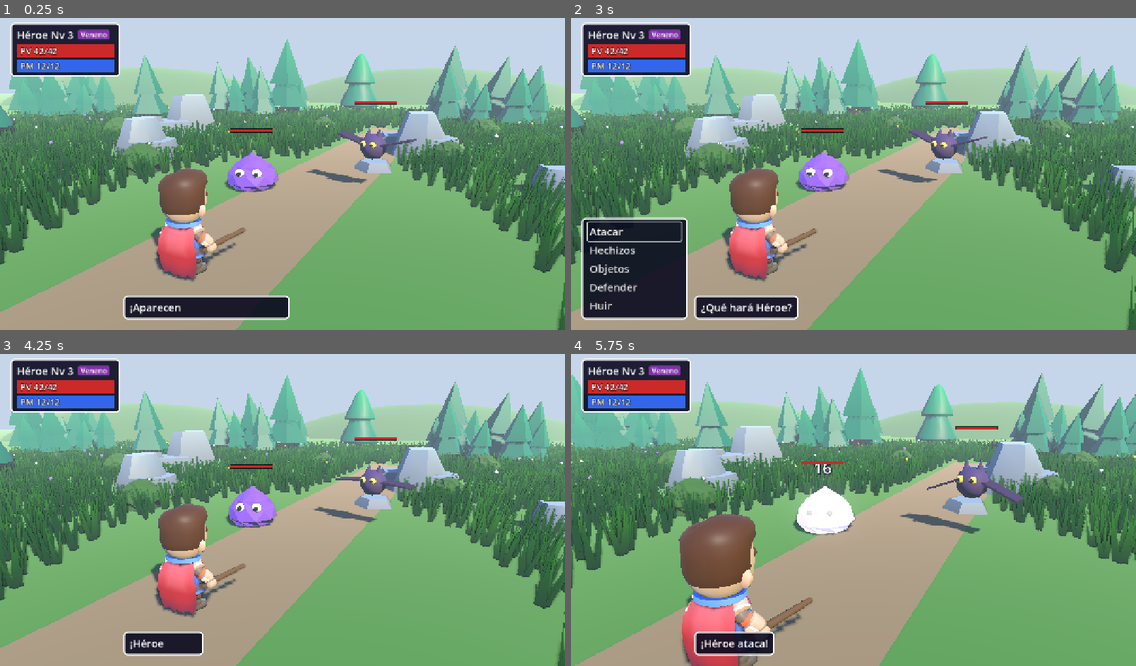
Above: before the commit, frames 1-4 (two rows, left to right).
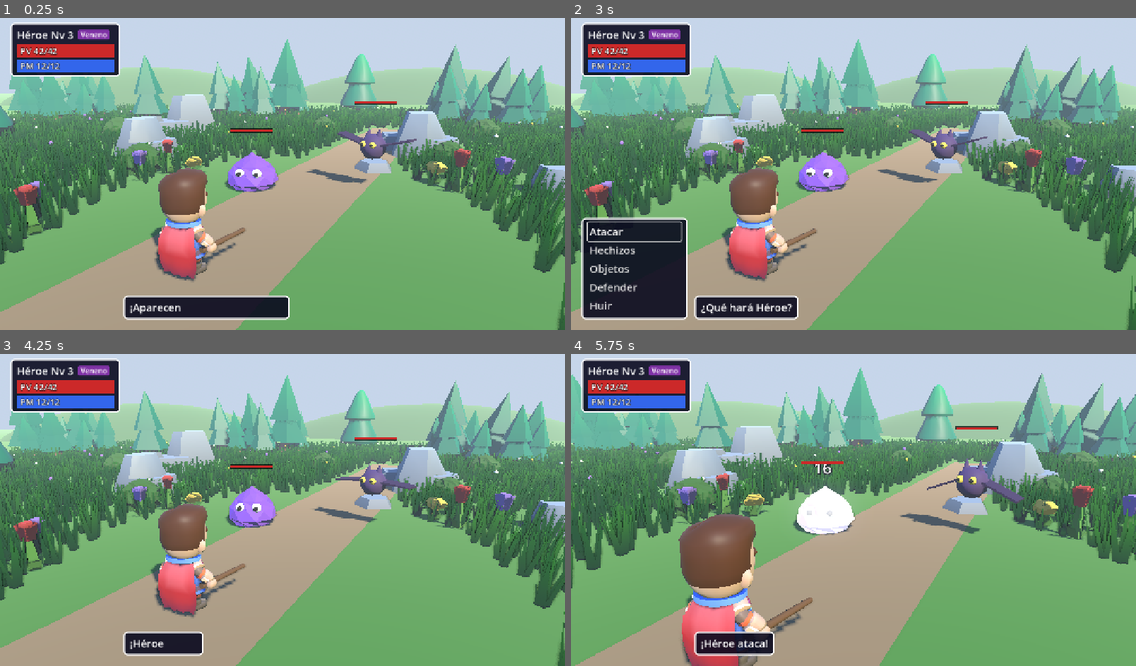
Above: after the commit, the same moments.

Repository: apergas/rpg-turnos
Game: Godot game, scene res://scenes/battle/battle_scene.tscn
Two runs of this game, one before a commit and one after it. Both use one fixed random seed, a clock stepped at 60 frames per second and the inputs below. This scene is started directly instead of the project's main scene.
Inputs (mouse positions are in pixels of both pictures, inside the frame that each line leads up to):
- Up to frame 1 (0.25 s): no input
- Up to frame 2 (3 s): tap Enter (accept) at 0.5, 0.6 s; move the mouse to (977, 155) at 0.52 s; hold D (move_right) 0.53-1.25 s; click (977, 155) at 0.67 s; tap Space at 0.77, 1.07 s; drag from (740, 186) to (825, 233) at 1.27 s; move the mouse to (910, 102) at 2.02 s; hold D (move_right) 2.03-2.75 s; tap Keypad Enter at 2.1 s; drag from (825, 233) to (684, 124) at 2.77 s
- Up to frame 3 (4.25 s): move the mouse to (452, 553) at 3.52 s; hold A (move_left) from 3.53 s (still down); tap Ctrl at 3.6 s; tap Space at 3.77, 4.07 s
- Up to frame 4 (5.75 s): release A (move_left) at 4.25 s; drag from (684, 460) to (768, 428) at 4.27 s; move the mouse to (881, 506) at 5.02 s; hold S (move_down) from 5.03 s (still down); tap Tab at 5.1 s; click (881, 506) at 5.17 s

The runs differ from the first frame. In frame 1, 1.6% of the frame differs, in the area x 1-92%, y 38-71%; in frame 2, 1.5%; in frame 3, 1.6%; in frame 4, 1.6%, in the area x 0-100%, y 38-62%.

Commit message:
Dress the battle backdrops with Kenney pieces; the code bushes stay
The Kenney bushes were tried (bush / bush_large, darkened 0.2): flat spiky clumps that
clash with the rounded KayKit trees and the LowPoly bushes, so they lose. Removed their
two GLB, their PIECES and Decor.KINDS entries and the CREDITS mention.

Diff:
--- a/scripts/battle/battle_stage.gd
+++ b/scripts/battle/battle_stage.gd
@@ -154,6 +154,21 @@
 ## shadows stay on: under Compatibility a sun without them lights everything darker and greyer.
 static var plain_light := false
 
+
+## The Kenney pieces of each battle backdrop: [Decor id, position, yaw_deg, scale], out of
+## the cleared ground where the fighters stand (CLEAR_CENTER, CLEAR_RADII) and in sight.
+const BACKDROP_DECOR := {
+	"pradera": [["flowers", Vector3(-3.7, 0, -3.4), 20.0, 1.7],
+		["flowers", Vector3(4.3, 0, -2.4), 140.0, 1.8],
+		["flowers", Vector3(-4.2, 0, 0.8), 260.0, 1.5]],
+	"bosque": [["mushrooms_red", Vector3(-3.7, 0, -3.4), 0.0, 1.5],
+		["mushrooms_red", Vector3(4.3, 0, -1.2), 90.0, 1.4],
+		["log", Vector3(-5.3, 0, -3.6), 100.0, 0.6]],
+	"jungla": [["fern", Vector3(-3.7, 0, -3.4), 0.0, 1.8],
+		["fern", Vector3(4.2, 0, -2.4), 70.0, 1.6],
+		["fern", Vector3(-4.2, 0, 0.8), 150.0, 1.5],
+		["mushrooms_red", Vector3(4.6, 0, 1.6), 200.0, 1.4]],
+}
 
 ## zone: whose sky, light and backdrop to use (null: the meadow's).
 static func build(root: Node3D, zone: ZoneData = null) -> void:
@@ -194,6 +209,21 @@
 		add_mesh(root, unit_sphere(), HILL, hill[0], hill[1])
 	Vegetation.build(root, GRASS_AREA, _is_grass_free, GRASS_SEED,
 		PackedColorArray(JUNGLE_TIPS if jungle else FOREST_TIPS) if forest else PackedColorArray())
+	_add_backdrop_decor(root, zone)
+
+
+## The Kenney pieces of BACKDROP_DECOR for this backdrop, one MultiMesh per id, no collision.
+static func _add_backdrop_decor(root: Node3D, zone: ZoneData) -> void:
+	var backdrop := zone.backdrop if zone != null else "pradera"
+	var green := zone.decor_green if zone != null else NatureModels.MEADOW_GREEN
+	var by_id := {}
+	for piece: Array in BACKDROP_DECOR.get(backdrop, []):
+		if not by_id.has(piece[0]):
+			by_id[piece[0]] = [] as Array[Transform3D]
+		by_id[piece[0]].append(Transform3D(
+			Basis(Vector3.UP, deg_to_rad(piece[2])).scaled(Vector3.ONE * piece[3]), piece[1]))
+	for id: String in by_id:
+		LowPoly.add_multimesh(root, NatureModels.mesh(id, green), by_id[id])
 
 
 ## The jungle's ring of trees: the forest's entries as palms.
--- a/scripts/world/decor.gd
+++ b/scripts/world/decor.gd
@@ -16,8 +16,6 @@
 	"mushrooms_tan": {"radius": 0.4, "collider": ""},
 	"fern": {"radius": 0.5, "collider": ""},
 	"leafy": {"radius": 0.7, "collider": ""},
-	"bush": {"radius": 0.9, "collider": ""},
-	"bush_large": {"radius": 0.7, "collider": ""},
 	"row_wheat": {"radius": 1.6, "collider": "", "length": 3.0},
 	"row_corn": {"radius": 1.6, "collider": "", "length": 3.0},
 	"row_pumpkin": {"radius": 1.6, "collider": "", "length": 3.0},
--- a/scripts/world/nature_models.gd
+++ b/scripts/world/nature_models.gd
@@ -60,8 +60,6 @@
 		["crop_carrot", 2.4, Vector3(0.9, 0, 0), 2.3]],
 	"campfire": [["campfire_stones", 3.0, Vector3.ZERO, 0.0],
 		["campfire_logs", 3.0, Vector3(0, 0.03, 0), 0.5]],
-	"bush": [["plant_bushDetailed", 2.6, Vector3.ZERO, 0.0]],
-	"bush_large": [["plant_bushLarge", 3.4, Vector3.ZERO, 0.0]],
 }
 
 static var _cache: Dictionary = {}
Binary file removed: assets/nature/plant_bushDetailed.glb
Not shown, removed: assets/nature/plant_bushDetailed.glb.import
Binary file removed: assets/nature/plant_bushLarge.glb
Not shown, removed: assets/nature/plant_bushLarge.glb.import
Not shown, changed: assets/CREDITS.md
